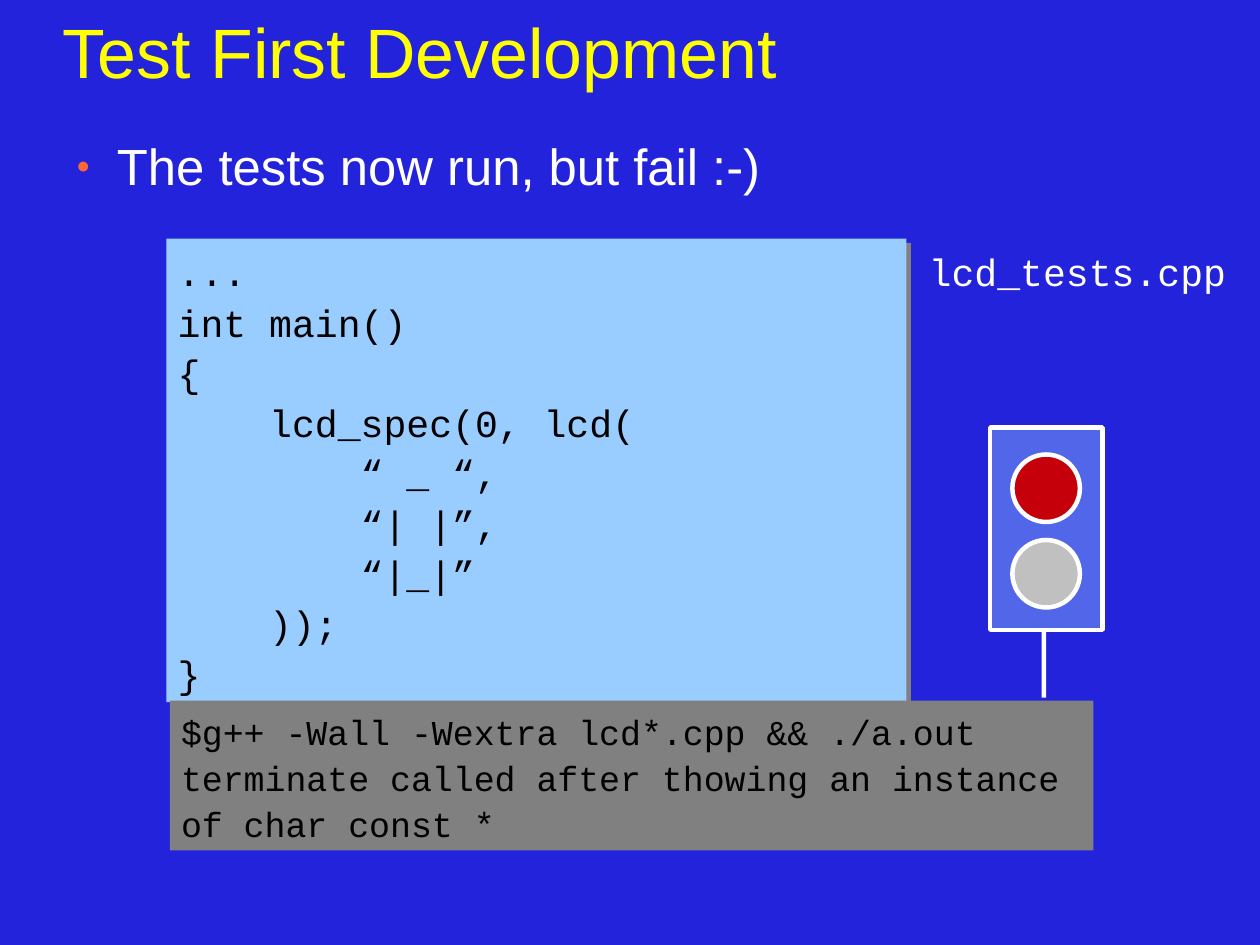
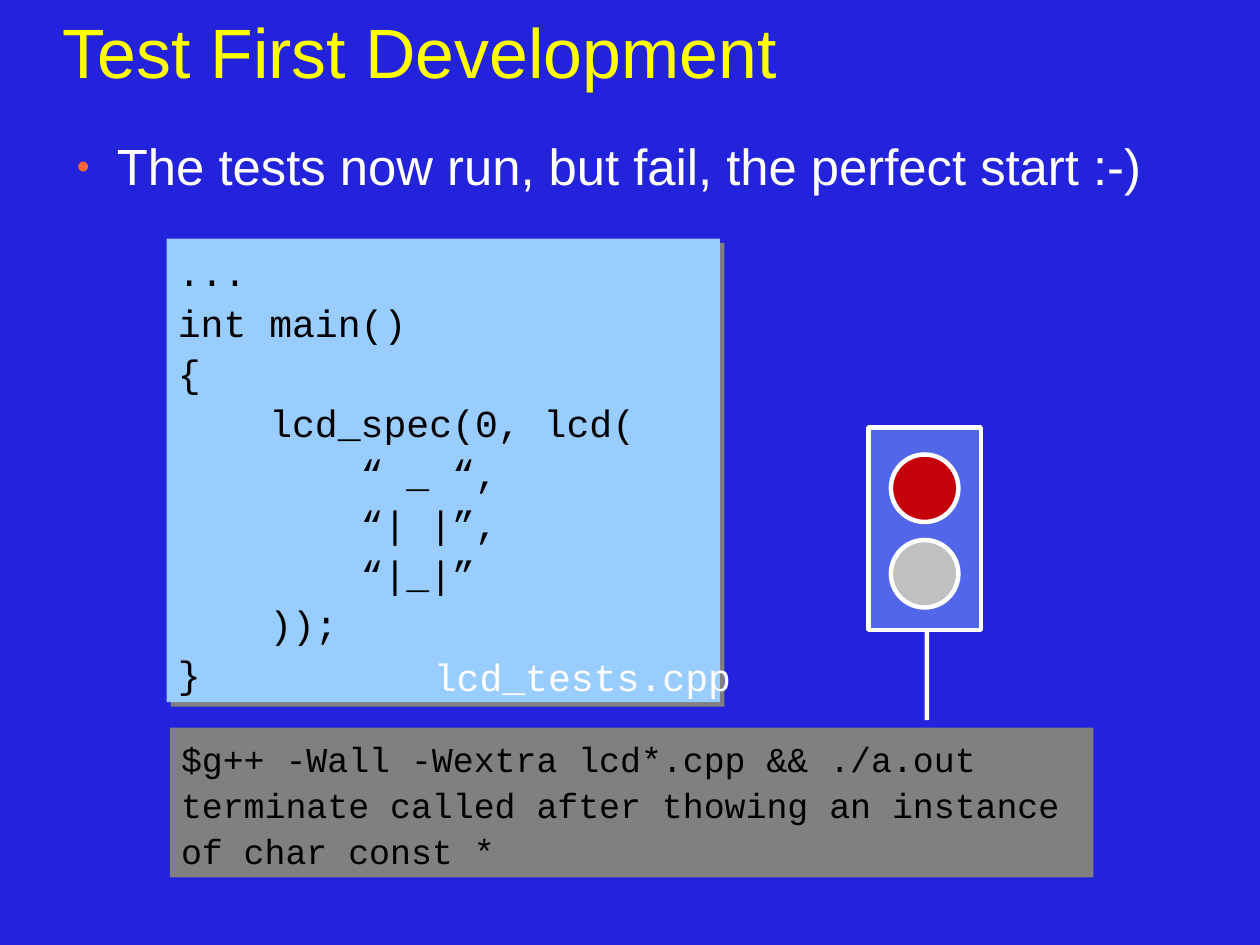
Before and after one commit to JonJagger/two-day-courses, a slide deck: slide 6 of cppf/02_Brief_Tour_of_C++.odp. Drawn at 1260x945 pixels with LibreOffice and Linux fonts; fonts in the diff are those of the drawing. Boxes give left, top, right and bottom in pixels: in the first picture for what was removed or moved away, otherwise in the second. Text is boxed around its words. In the diff, an @@ line names an element or a change of style, - is before the commit and + after.

```diff
--- a/cppf/02_Brief_Tour_of_C++.odp
+++ b/cppf/02_Brief_Tour_of_C++.odp
@@ text at [117,148,1079,196]: text changed @@
-● The tests now run, but fail :-)
+● The tests now run, but fail, the perfect start :-)
@@ rectangle "...": place and size @@
-rectangle "..." at [167,239,907,703]
+rectangle "..." at [167,239,720,703]
@@ 2 ellipses, 1 rectangle: place and size @@
-2 ellipses, 1 rectangle at [990,428,1102,630]
+2 ellipses, 1 rectangle at [869,428,981,630]
@@ text "lcd_tests.cpp": place and size @@
-text "lcd_tests.cpp" at [929,259,1226,294]
+text "lcd_tests.cpp" at [434,664,731,702]
@@ line moved from (1044, 630) - (1044, 697) to (927, 630) - (927, 720) @@
@@ rectangle "$g++ -Wall -Wextra lcd*.cpp && ...": place and size @@
-rectangle "$g++ -Wall -Wextra lcd*.cpp && ..." at [170,701,1094,851]
+rectangle "$g++ -Wall -Wextra lcd*.cpp && ..." at [170,728,1094,878]
```
Also in this commit, not shown: 9 other slides changed, 1 slide added.
